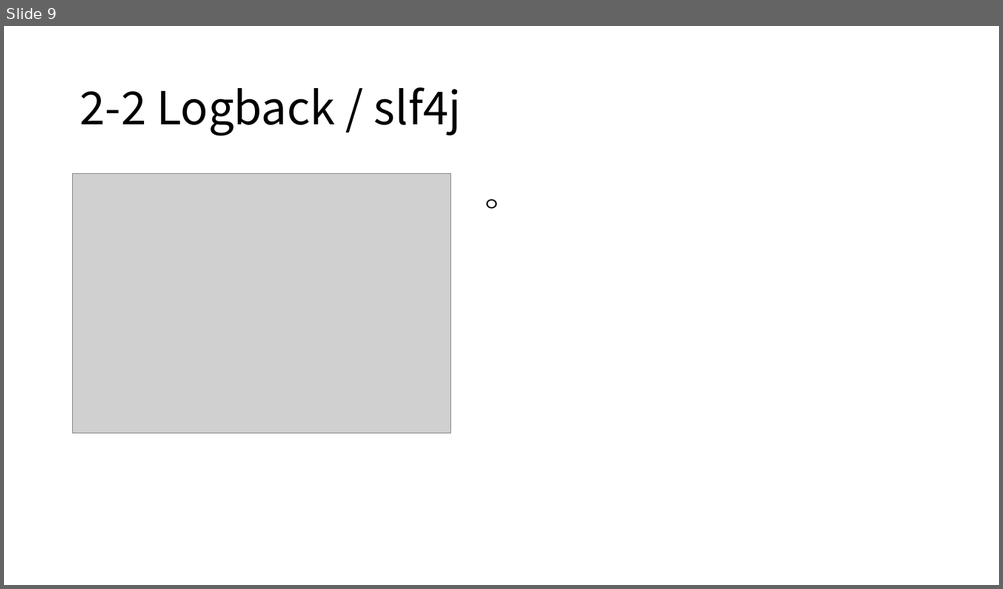
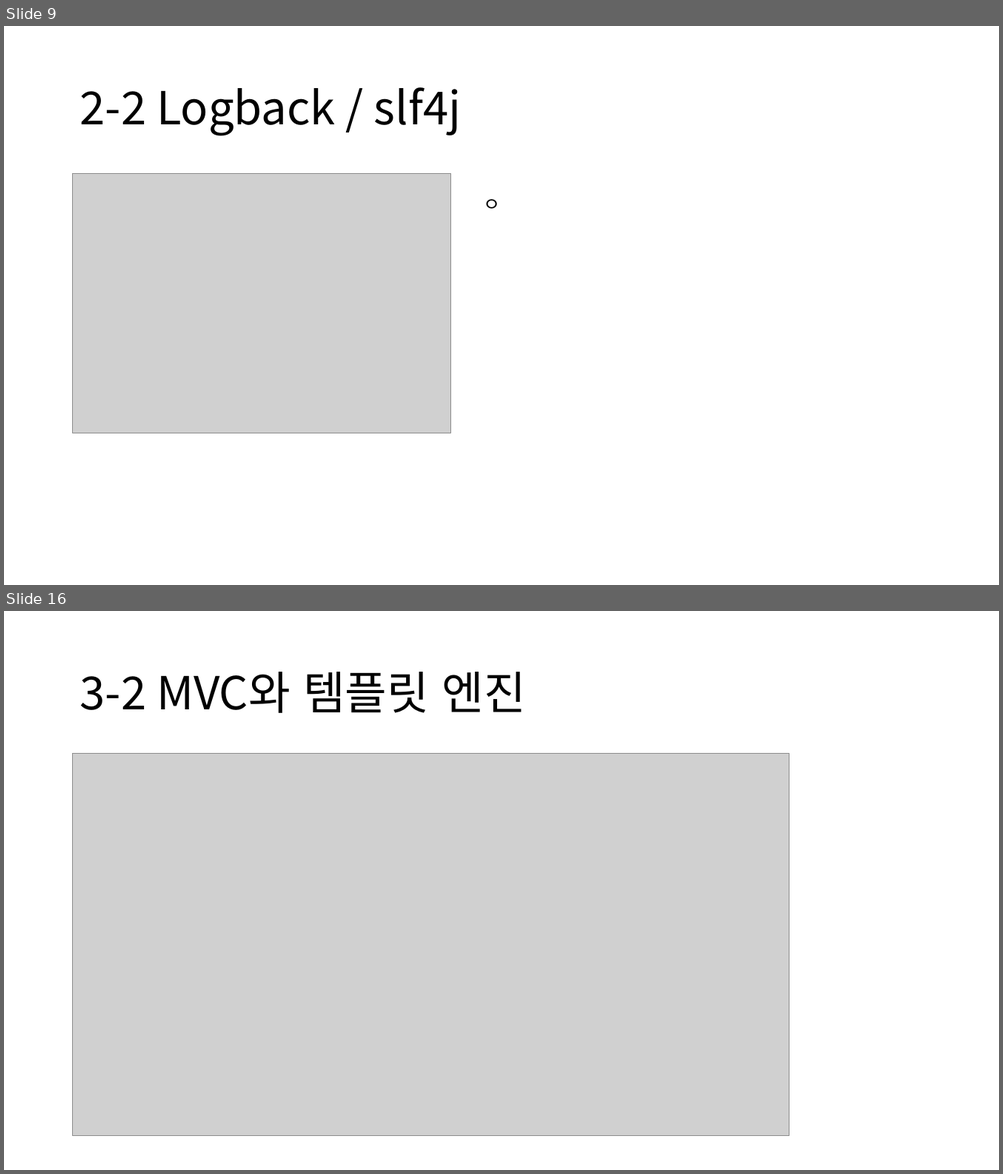
Before and after one commit to rkadbwkd/Spring-basic, a slide deck: Spring-basic.pptx. Shown one above the other, each under a label of ours: slide 9 before the commit, slides 9 and 16 after it; the slides between them are not shown. The pictures are 1003x589 and 1003x1174 pixels, drawn with LibreOffice and Linux fonts; fonts in the diff are those of the drawing; grey boxes stand for pictures. Boxes give left, top, right and bottom in pixels: in the first picture for what was removed or moved away, otherwise in the second. Text is boxed around its words. In the diff, an @@ line names an element or a change of style, - is before the commit and + after.

```diff
--- a/Spring-basic.pptx
+++ b/Spring-basic.pptx
@@ slide 16 added at <box>4,611,999,1170</box>, background #FFFFFF @@
@@ title added at <box>79,672,525,713</box>, 44 pt, text #000000 @@
+3-2 MVC와 템플릿 엔진
@@ picture added at <box>73,754,789,1136</box> @@
```
Also in this commit, not shown: 1 slide changed, 9 other slides added, 3 other files.
